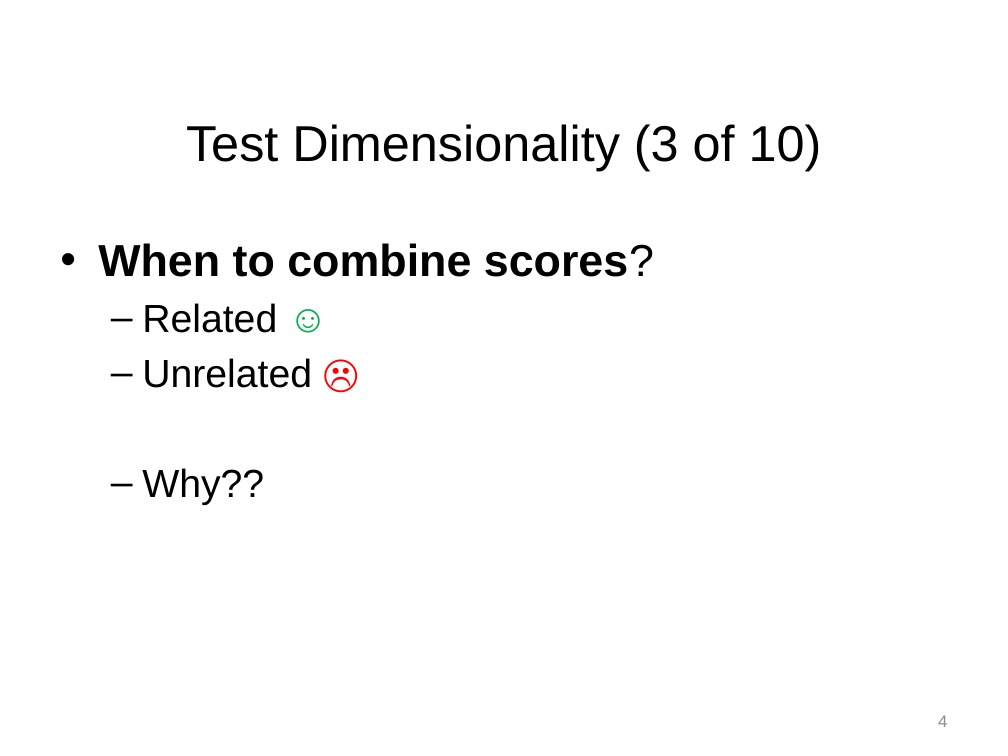
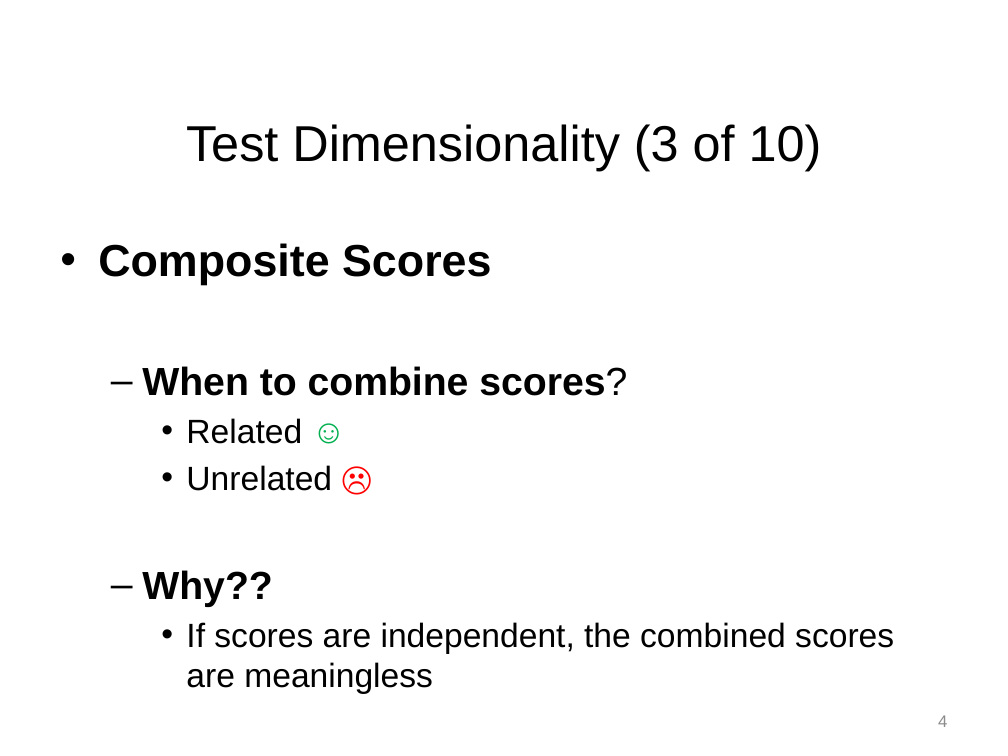
Before and after one commit to npm27/Teaching-Materials, a slide deck: slide 4 of Tests and Eval/Slides/4 Chapter 4 Part 1.pptx. Drawn at 1008x756 pixels with LibreOffice and Linux fonts; fonts in the diff are those of the drawing. Boxes give left, top, right and bottom in pixels: in the first picture for what was removed or moved away, otherwise in the second. Text is boxed around its words. In the diff, an @@ line names an element or a change of style, - is before the commit and + after.

```diff
--- a/Tests and Eval/Slides/4 Chapter 4 Part 1.pptx
+++ b/Tests and Eval/Slides/4 Chapter 4 Part 1.pptx
@@ text at (98,243,491,285): paragraph added @@
+• Composite Scores
@@ text at (142,366,627,607): size 32 to 28 pt in "When to combine scores?"; size 28 to 24 pt in "Related ☺", "Unrelated ☹"; bold on in "Why??"; bullet • to –; list level 1 to 2 in "When to combine scores?"; bullet – to •; list level 2 to 3 in "Related ☺"; list level 2 to 3 in "Unrelated ☹" @@
@@ text at (186,622,894,694): paragraph added @@
+    • If scores are independent, the combined scores are meaningless
```
Also in this commit, not shown: 2 other slides changed, 3 slides added, 1 other file.
